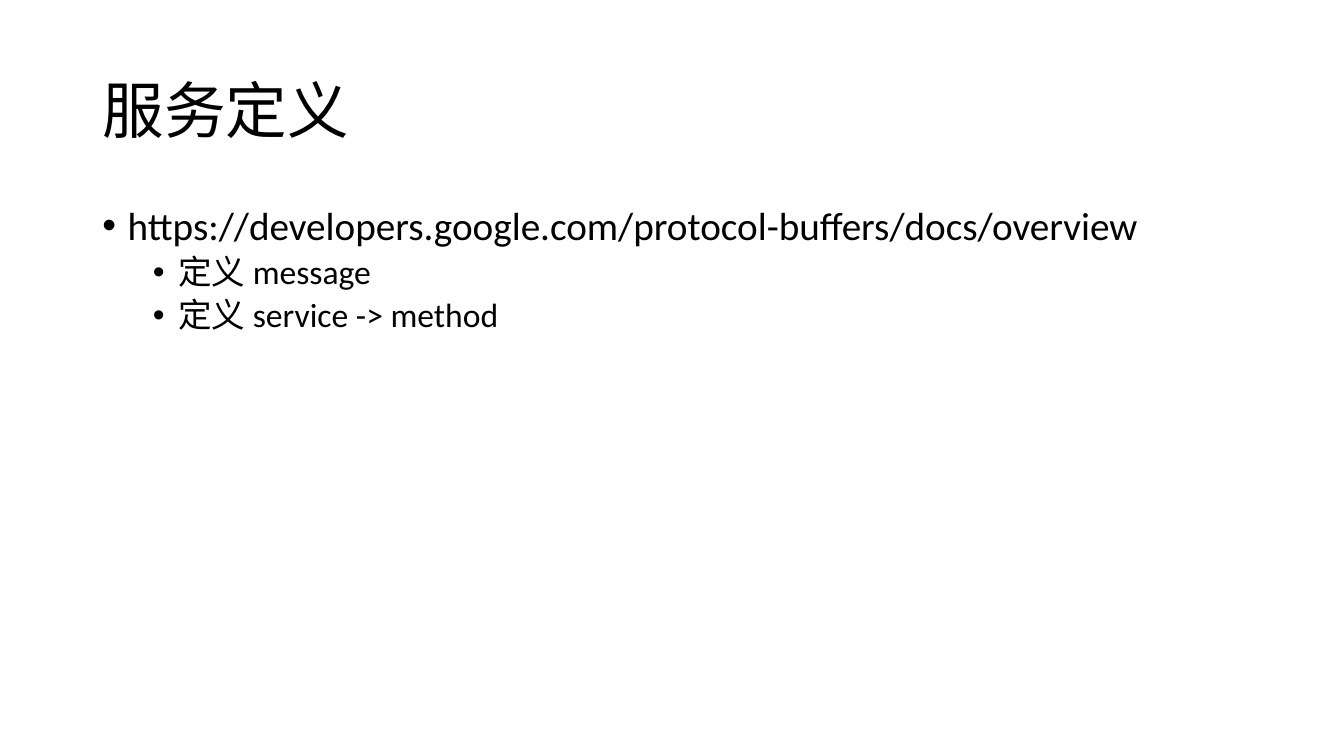
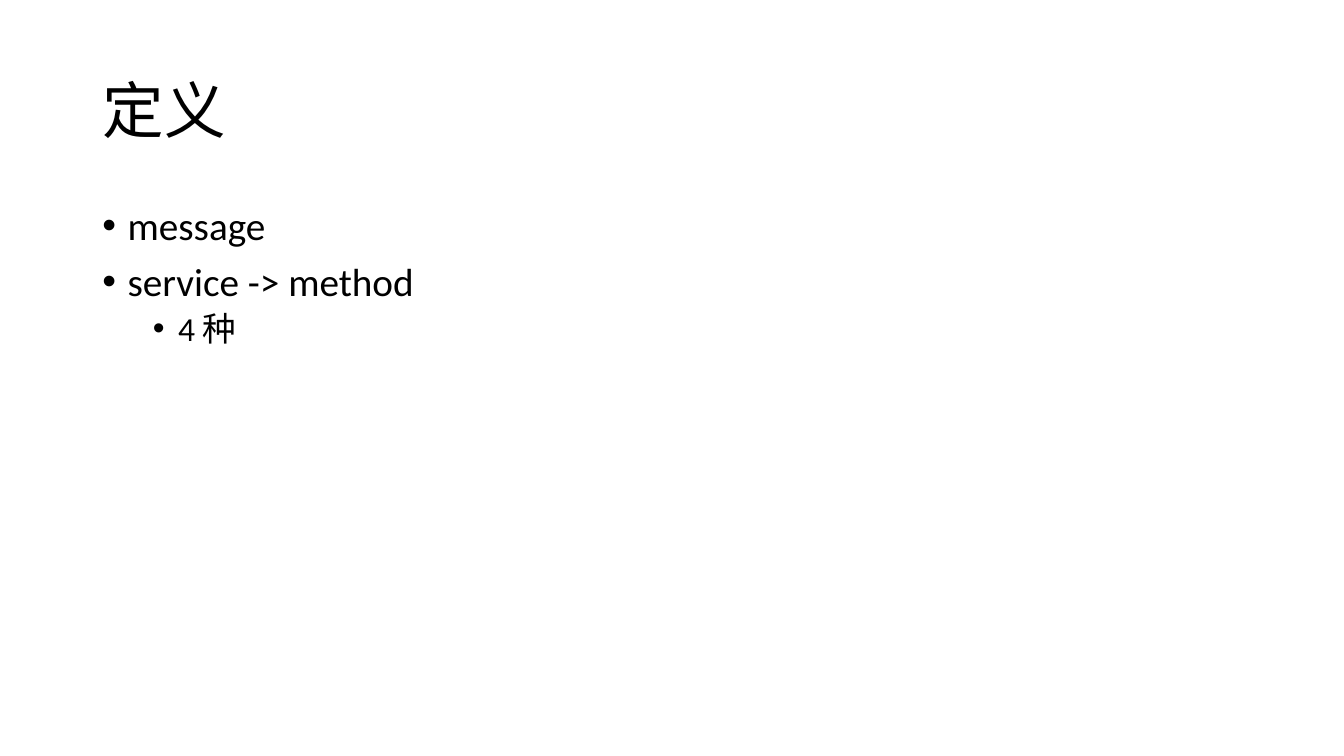
Before and after one commit to llaoj/my-share, a slide deck: slide 9 of grpc/index.pptx (slide 8 before the commit). Drawn at 1344x756 pixels with LibreOffice and Linux fonts; fonts in the diff are those of the drawing. Boxes give left, top, right and bottom in pixels: in the first picture for what was removed or moved away, otherwise in the second. Text is boxed around its words. In the diff, an @@ line names an element or a change of style, - is before the commit and + after.

```diff
--- a/grpc/index.pptx
+++ b/grpc/index.pptx
@@ title at <box>102,81,225,138</box>: text changed @@
-服务定义
+定义
@@ text at <box>128,221,413,344</box>: text changed @@
-• https://developers.google.com/protocol-buffers/docs/overview
-  • 定义 message
-  • 定义 service -> method
+• message
+• service -> method
+  • 4 种
```
Also in this commit, not shown: 2 other slides changed, 2 slides added.
